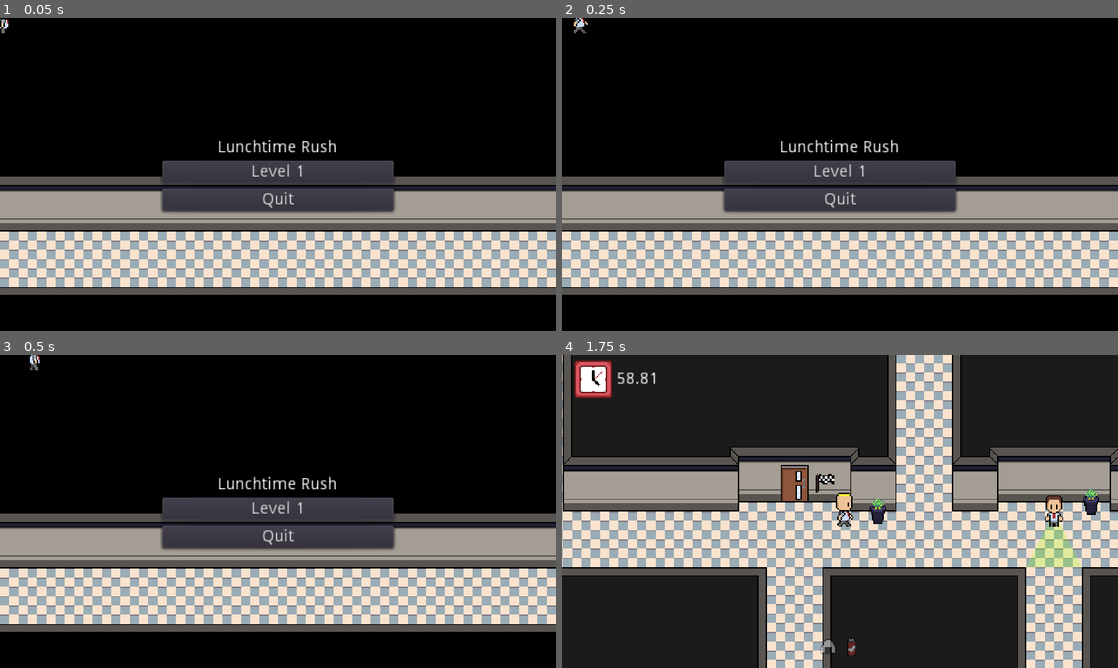
Above: before the commit, frames 1-4 (two rows, left to right).
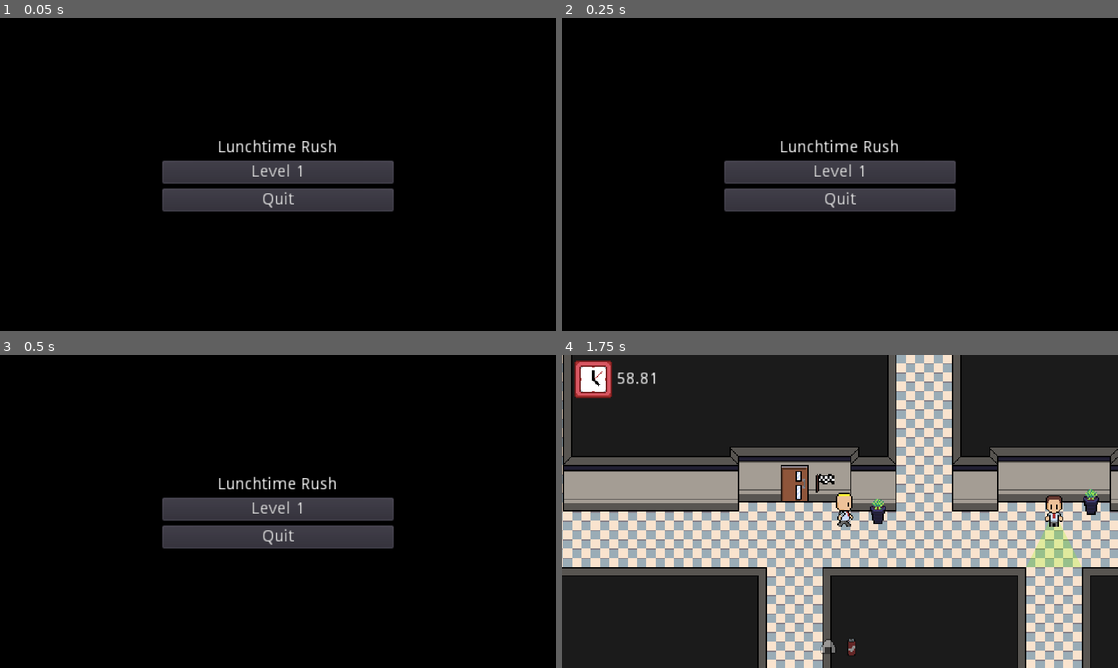
Above: after the commit, the same moments.

Repository: metalboyrick/lunchtime-rush
Game: Godot game, scene res://scenes/main.tscn
Same seed, same stepped clock (60 frames per second), same inputs: the game is played once before the commit and once after it.
Inputs:
- Up to frame 1 (0.05 s): no input
- Up to frame 2 (0.25 s): no input
- Up to frame 3 (0.5 s): no input
- Up to frame 4 (1.75 s): click "Level 1" at 0.5 s; tap Enter at 1.25 s; hold Right (ui_right) from 1.28 s (still down); hold Shift (sprint) from 1.28 s (still down); tap Space (ui_select) at 1.52 s

The runs differ from the first frame. In frame 1, 33% of the frame differs, in the area x 0-100%, y 0-89%; in frame 2, 33%; in frame 3, 33%; in frame 4, nothing differs.

Commit message:
fixed title screen

Diff:
--- a/scenes/main.tscn
+++ b/scenes/main.tscn
@@ -1,8 +1,6 @@
-[gd_scene load_steps=5 format=2]
+[gd_scene load_steps=3 format=2]
 
 [ext_resource path="res://scenes/main.gd" type="Script" id=1]
-[ext_resource path="res://scenes/actors/student.tscn" type="PackedScene" id=2]
-[ext_resource path="res://assets/sprites/hallway_tiles.tres" type="TileSet" id=3]
 [ext_resource path="res://scenes/actors/player.tscn" type="PackedScene" id=4]
 
 [node name="Main" type="Node2D"]
@@ -20,11 +18,6 @@
 "_edit_use_anchors_": false
 }
 
-[node name="TileMap" type="TileMap" parent="."]
-tile_set = ExtResource( 3 )
-format = 1
-tile_data = PoolIntArray( 196607, 0, 0, 131072, 0, 0, 131073, 0, 0, 131074, 0, 0, 131075, 0, 0, 131076, 0, 0, 131077, 0, 0, 131078, 0, 0, 131079, 0, 0 )
-
 [node name="Player" parent="." instance=ExtResource( 4 )]
 position = Vector2( -240, 0 )
 
@@ -32,7 +25,7 @@
 current = false
 
 [node name="FoodIndicator" parent="Player" index="6"]
-frame = 3
+frame = 1
 
 [node name="Control" type="Control" parent="."]
 anchor_left = 0.5
@@ -90,30 +83,7 @@
 "_edit_use_anchors_": false
 }
 
-[node name="StudentRoot" parent="." instance=ExtResource( 2 )]
-position = Vector2( -40, 184 )
-
-[node name="Student" parent="StudentRoot" index="0"]
-DIRECTION = 0
-START_DIRECTION = 1
-
-[node name="Dialog" parent="StudentRoot/Student" index="3"]
-frame = 0
-
-[node name="TurnPoint1" parent="StudentRoot" index="1"]
-position = Vector2( -40, -8 )
-
-[node name="TurnPoint2" parent="StudentRoot" index="2"]
-position = Vector2( -64, 112 )
-
-[node name="TurnPoint3" parent="StudentRoot" index="3"]
-position = Vector2( 616, 128 )
-
-[node name="TurnPoint4" parent="StudentRoot" index="4"]
-position = Vector2( 632, 8 )
-
 [connection signal="pressed" from="Control/VBoxContainer/Level1Button" to="." method="_on_Level1Button_pressed"]
 [connection signal="pressed" from="Control/VBoxContainer/QuitButton" to="." method="_on_QuitButton_pressed"]
 
 [editable path="Player"]
-[editable path="StudentRoot"]
